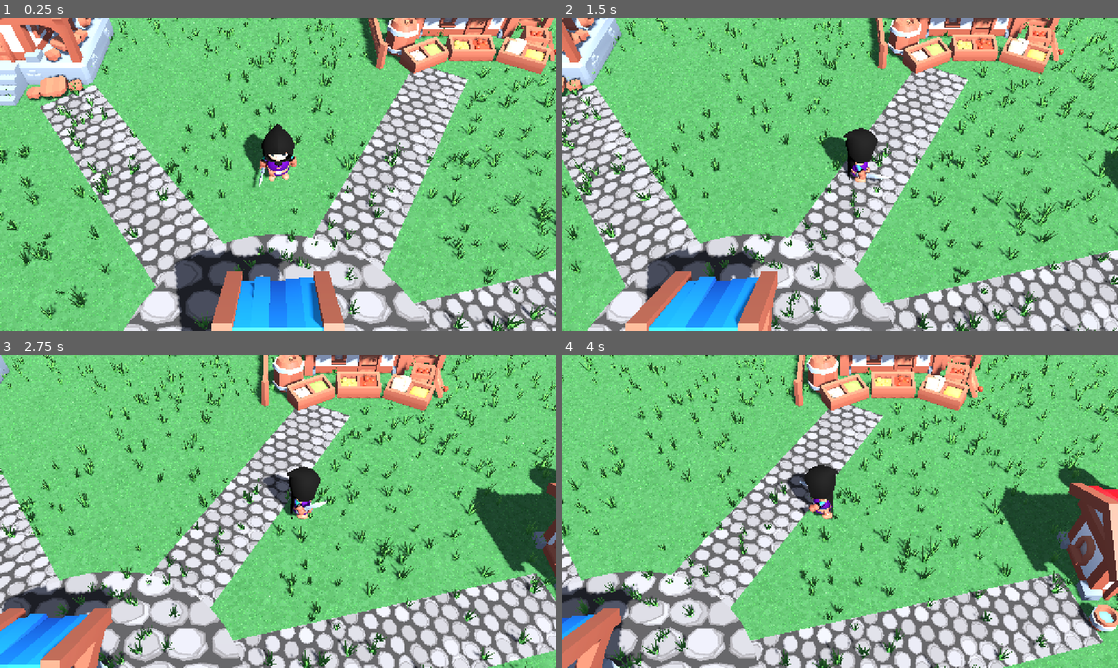
Above: before the commit, frames 1-4 (two rows, left to right).
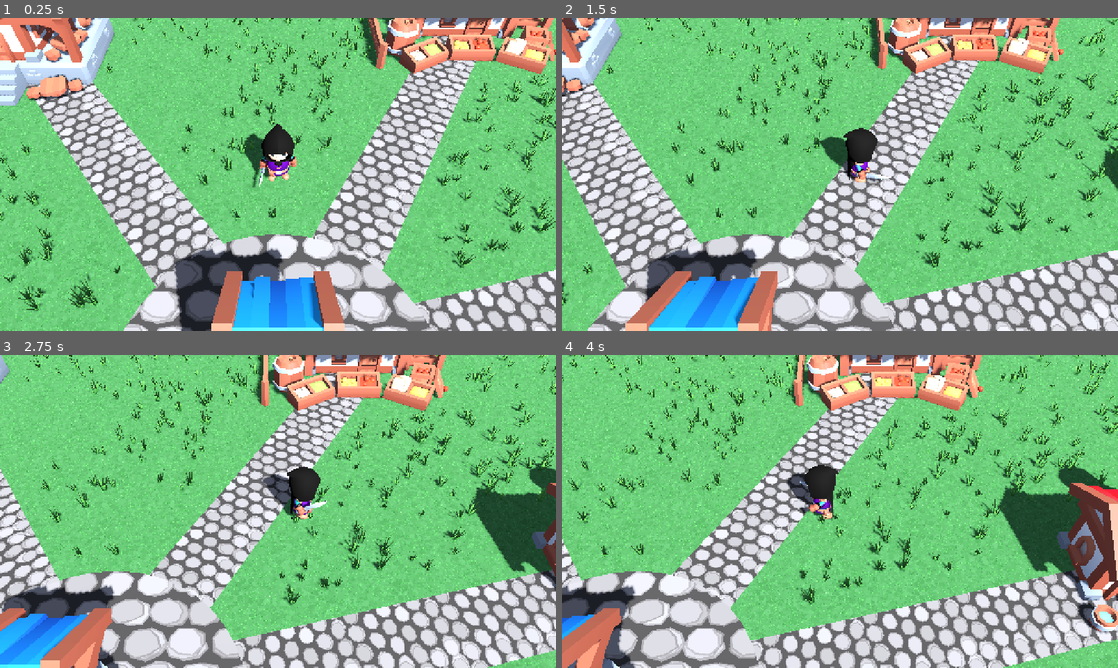
Above: after the commit, the same moments.

Repository: OuterHeavenX/godot-2.5D-rpg
Game: Godot game, scene res://src/world/main.tscn
Same seed, same stepped clock (60 frames per second), same inputs: the game is played once before the commit and once after it.
Inputs (mouse positions are in pixels of both pictures, inside the frame that each line leads up to):
- Up to frame 1 (0.25 s): no input
- Up to frame 2 (1.5 s): move the mouse to (962, 158) at 0.52 s; hold D (move_right) 0.53-1.25 s; click (962, 158) at 0.67 s; drag from (728, 190) to (812, 237) at 1.27 s
- Up to frame 3 (2.75 s): move the mouse to (333, 442) at 2.02 s; hold D (move_right) from 2.03 s (still down)
- Up to frame 4 (4 s): release D (move_right) at 2.75 s; drag from (812, 574) to (673, 464) at 2.77 s; move the mouse to (1006, 558) at 3.52 s; hold A (move_left) from 3.53 s (still down)

The runs differ from the first frame. In frame 1, 7.5% of the frame differs, in the area x 0-100%, y 0-100%; in frame 2, 7.7%; in frame 3, 8.1%; in frame 4, 8.2%.

Commit message:
Paths run under buildings, grass cleared from stone, shared village layout

Diff:
--- a/src/world/grass_field.gd
+++ b/src/world/grass_field.gd
@@ -49,6 +49,17 @@
 		var r: float = float(c[2])
 		if dx * dx + dz * dz < r * r:
 			return true
+	# Keep grass off the cobblestone plaza and paths.
+	if VillageLayout.is_stone(Vector3(x, 0, z)):
+		return true
+	# Keep grass out from under the buildings.
+	for b in VillageLayout.BUILDINGS:
+		var bp: Vector3 = b[1]
+		var fp: Vector2 = b[2]
+		var hx := fp.x * VillageLayout.BUILDING_SCALE * 0.5
+		var hz := fp.y * VillageLayout.BUILDING_SCALE * 0.5
+		if absf(x - bp.x) < hx and absf(z - bp.z) < hz:
+			return true
 	return false
 
 ## A tuft of tapered blades fanning out from the base. UV.y is 0 at the
--- a/src/world/paths.gd
+++ b/src/world/paths.gd
@@ -1,27 +1,15 @@
 extends Node3D
 ## Cobblestone paths connecting the village buildings, plus a circular
 ## stone plaza around the well. Uses a tileable cobble texture.
+## Layout comes from VillageLayout (shared with grass clearing).
 
 const COBBLE_TEX := preload("res://src/world/cobble.png")
 const TILE_METERS := 3.0      # texture repeats every 3m
-const PATH_WIDTH := 2.4
-const PLAZA_RADIUS := 4.5
-const WELL_POS := Vector3(0, 0, 7)
-
-# Building door-side positions (x, z). Paths run from the plaza to these.
-const DESTINATIONS := [
-	Vector3(-11, 0, -7),   # tavern
-	Vector3(9, 0, -9),     # market
-	Vector3(17, 0, 3),     # blacksmith
-	Vector3(-15, 0, 7),    # house A
-	Vector3(-7, 0, 17),    # house B
-	Vector3(13, 0, 15),    # house A2
-]
 
 func _ready() -> void:
 	_build_plaza()
-	for dest in DESTINATIONS:
-		_build_path(dest)
+	for seg in VillageLayout.path_segments():
+		_build_path(seg[0], seg[1])
 
 func _cobble_material(w_tiles: float, l_tiles: float) -> StandardMaterial3D:
 	var mat := StandardMaterial3D.new()
@@ -32,33 +20,31 @@
 
 func _build_plaza() -> void:
 	var disc := CylinderMesh.new()
-	disc.top_radius = PLAZA_RADIUS
-	disc.bottom_radius = PLAZA_RADIUS
+	disc.top_radius = VillageLayout.PLAZA_RADIUS
+	disc.bottom_radius = VillageLayout.PLAZA_RADIUS
 	disc.height = 0.05
 	disc.radial_segments = 40
 	var mi := MeshInstance3D.new()
 	mi.mesh = disc
-	mi.position = WELL_POS + Vector3(0, 0.025, 0)
-	var tiles := (PLAZA_RADIUS * 2.0) / TILE_METERS
+	mi.position = VillageLayout.WELL_POS + Vector3(0, 0.025, 0)
+	var tiles := (VillageLayout.PLAZA_RADIUS * 2.0) / TILE_METERS
 	mi.material_override = _cobble_material(tiles, tiles)
 	add_child(mi)
 
-func _build_path(dest: Vector3) -> void:
-	var dir := (dest - WELL_POS)
+func _build_path(start: Vector3, end: Vector3) -> void:
+	var dir := end - start
 	dir.y = 0.0
-	var full_len := dir.length()
-	dir = dir.normalized()
-	var start := WELL_POS + dir * (PLAZA_RADIUS - 0.3)
-	var end := dest - dir * 3.2
-	var length := start.distance_to(end)
+	var length := dir.length()
 	if length < 1.0:
 		return
+	dir = dir.normalized()
+	var width := VillageLayout.PATH_WIDTH
 	var plane := PlaneMesh.new()
-	plane.size = Vector2(PATH_WIDTH, length)
+	plane.size = Vector2(width, length)
 	var mi := MeshInstance3D.new()
 	mi.mesh = plane
 	mi.position = (start + end) * 0.5 + Vector3(0, 0.02, 0)
 	mi.rotation.y = atan2(dir.x, dir.z)
 	mi.material_override = _cobble_material(
-		PATH_WIDTH / TILE_METERS, length / TILE_METERS)
+		width / TILE_METERS, length / TILE_METERS)
 	add_child(mi)
--- a/src/world/village.gd
+++ b/src/world/village.gd
@@ -2,48 +2,32 @@
 ## A small medieval village built from authentic KayKit building models.
 ## All models are board-game scale, so they're scaled 5x to fit the rogue.
 ## Each building gets a collision box so the player can't walk through it.
-
-const BUILDING_SCALE := 5.0
-
-# path, position, rotation_y (deg), collision footprint (x, z) at 1x
-# All buildings face south (+Z), toward the camera.
-const BUILDINGS := [
-	["res://src/world/buildings/tavern.gltf", Vector3(-11, 0, -7), 0.0, Vector2(1.17, 1.33)],
-	["res://src/world/buildings/market.gltf", Vector3(9, 0, -9), 0.0, Vector2(1.80, 1.32)],
-	["res://src/world/buildings/blacksmith.gltf", Vector3(17, 0, 3), 0.0, Vector2(1.29, 1.25)],
-	["res://src/world/buildings/house_a.gltf", Vector3(-15, 0, 7), 0.0, Vector2(0.80, 0.86)],
-	["res://src/world/buildings/house_b.gltf", Vector3(-7, 0, 17), 0.0, Vector2(0.87, 1.10)],
-	["res://src/world/buildings/house_a.gltf", Vector3(13, 0, 15), 0.0, Vector2(0.80, 0.86)],
-	["res://src/world/buildings/well.gltf", Vector3(0, 0, 7), 0.0, Vector2(0.65, 0.75)],
-]
+## Layout data lives in VillageLayout (shared with paths and grass).
 
 func _ready() -> void:
 	var collision_body := StaticBody3D.new()
 	collision_body.name = "VillageCollision"
 	add_child(collision_body)
-	for spec in BUILDINGS:
+	for spec in VillageLayout.BUILDINGS:
 		var path: String = str(spec[0])
 		var pos: Vector3 = spec[1]
-		var rot_y: float = deg_to_rad(float(spec[2]))
-		var footprint: Vector2 = spec[3]
+		var footprint: Vector2 = spec[2]
+		var scale_f := VillageLayout.BUILDING_SCALE
 		var packed := load(path) as PackedScene
 		if packed == null:
 			push_error("village: failed to load " + path)
 			continue
 		var inst := packed.instantiate() as Node3D
 		inst.position = pos
-		inst.rotation.y = rot_y
-		inst.scale = Vector3.ONE * BUILDING_SCALE
+		inst.rotation.y = 0.0  # all face south (+Z), toward the camera
+		inst.scale = Vector3.ONE * scale_f
 		add_child(inst)
 		# Collision box, slightly inset from the visual footprint.
 		var cs := CollisionShape3D.new()
 		var box := BoxShape3D.new()
-		var sx := footprint.x * BUILDING_SCALE * 0.92
-		var sz := footprint.y * BUILDING_SCALE * 0.92
-		# Rotate the footprint with the building (only 90-degree-ish aware via abs).
-		var c: float = abs(cos(rot_y))
-		var s: float = abs(sin(rot_y))
-		box.size = Vector3(sx * c + sz * s, 4.0, sx * s + sz * c)
+		box.size = Vector3(
+			footprint.x * scale_f * 0.92, 4.0,
+			footprint.y * scale_f * 0.92)
 		cs.shape = box
 		cs.position = pos + Vector3(0, 2.0, 0)
 		collision_body.add_child(cs)
--- /dev/null
+++ b/src/world/village_layout.gd
@@ -0,0 +1,55 @@
+class_name VillageLayout
+extends RefCounted
+## Shared village layout data: building positions, well plaza, and paths.
+## Used by village.gd (buildings), paths.gd (cobblestone), and
+## grass_field.gd (to keep grass off the stone).
+
+const WELL_POS := Vector3(0, 0, 7)
+const PLAZA_RADIUS := 4.5
+const PATH_WIDTH := 2.4
+const BUILDING_SCALE := 5.0
+
+# model path, position, collision footprint (x, z) at 1x
+const BUILDINGS := [
+	["res://src/world/buildings/tavern.gltf", Vector3(-11, 0, -7), Vector2(1.17, 1.33)],
+	["res://src/world/buildings/market.gltf", Vector3(9, 0, -9), Vector2(1.80, 1.32)],
+	["res://src/world/buildings/blacksmith.gltf", Vector3(17, 0, 3), Vector2(1.29, 1.25)],
+	["res://src/world/buildings/house_a.gltf", Vector3(-15, 0, 7), Vector2(0.80, 0.86)],
+	["res://src/world/buildings/house_b.gltf", Vector3(-7, 0, 17), Vector2(0.87, 1.10)],
+	["res://src/world/buildings/house_a.gltf", Vector3(13, 0, 15), Vector2(0.80, 0.86)],
+	["res://src/world/buildings/well.gltf", WELL_POS, Vector2(0.65, 0.75)],
+]
+
+## Path segments as (start, end) Vector3 pairs, at ground level.
+## Paths run from the plaza edge to each building's center (the end
+## hides under the building so no hard edge shows).
+static func path_segments() -> Array:
+	var segs := []
+	for b in BUILDINGS:
+		var dest: Vector3 = b[1]
+		if dest == WELL_POS:
+			continue
+		var dir := dest - WELL_POS
+		dir.y = 0.0
+		dir = dir.normalized()
+		var start := WELL_POS + dir * (PLAZA_RADIUS - 0.3)
+		segs.append([start, dest])
+	return segs
+
+## True if a ground position should have no grass (on plaza or a path).
+static func is_stone(pos: Vector3) -> bool:
+	var flat := Vector2(pos.x, pos.z)
+	if flat.distance_to(Vector2(WELL_POS.x, WELL_POS.z)) < PLAZA_RADIUS + 0.6:
+		return true
+	var margin := PATH_WIDTH * 0.5 + 0.5
+	for seg in path_segments():
+		var a: Vector3 = seg[0]
+		var b: Vector3 = seg[1]
+		if _dist_to_segment(flat, Vector2(a.x, a.z), Vector2(b.x, b.z)) < margin:
+			return true
+	return false
+
+static func _dist_to_segment(p: Vector2, a: Vector2, b: Vector2) -> float:
+	var ab := b - a
+	var t := clampf((p - a).dot(ab) / ab.length_squared(), 0.0, 1.0)
+	return p.distance_to(a + ab * t)
Not shown, added: src/world/village_layout.gd.uid
Not shown, changed: docs/index.html
Not shown, changed: docs/index.pck
